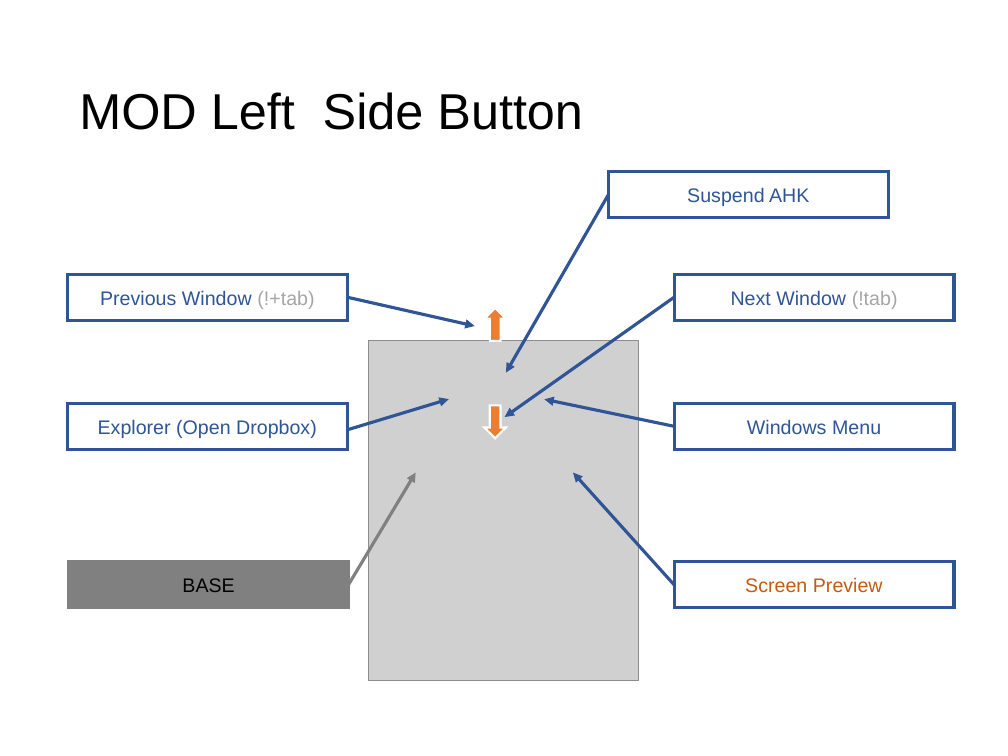
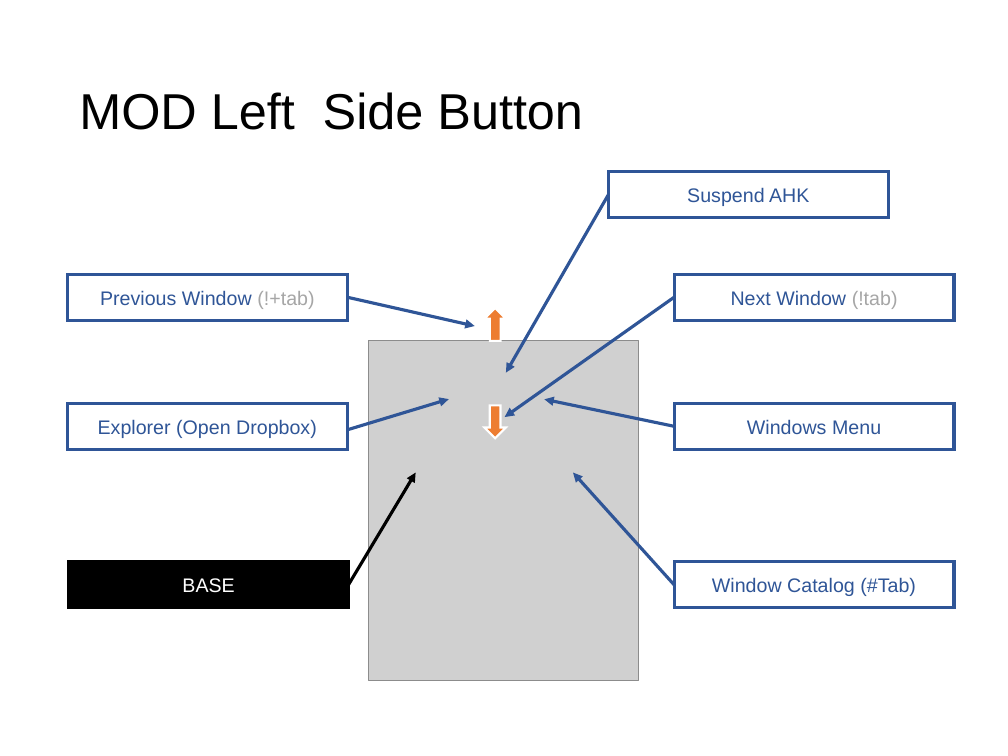
Before and after one commit to ittooo66/myAHK, a slide deck: slide 15 of MANUAL.pptx. Drawn at 1008x756 pixels with LibreOffice and Linux fonts; fonts in the diff are those of the drawing; grey boxes stand for pictures. Boxes give left, top, right and bottom in pixels: in the first picture for what was removed or moved away, otherwise in the second. Text is boxed around its words. In the diff, an @@ line names an element or a change of style, - is before the commit and + after.

```diff
--- a/MANUAL.pptx
+++ b/MANUAL.pptx
@@ arrow (349, 585) - (415, 473): stroke #808080 2.25 pt to #000000 2.25 pt @@
@@ rectangle "BASE" at (x1=69, y1=561, x2=349, y2=607): text colour #000000 to #FFFFFF; fill #808080 to #000000; outline #808080 2.25 pt to #000000 2.25 pt @@
@@ text in rectangle at (x1=712, y1=577, x2=916, y2=596): text changed; text colour #C55A11 to #2F5597 @@
-Screen Preview
+Window Catalog (#Tab)
```
Also in this commit, not shown: 6 other slides changed.
